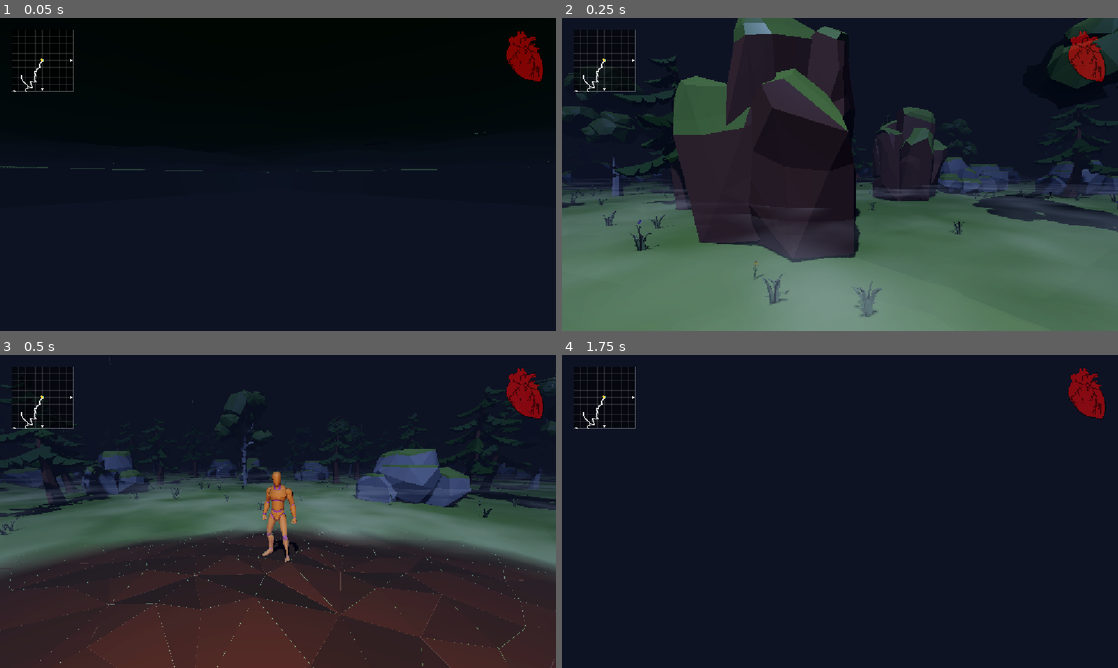
Above: before the commit, frames 1-4 (two rows, left to right).
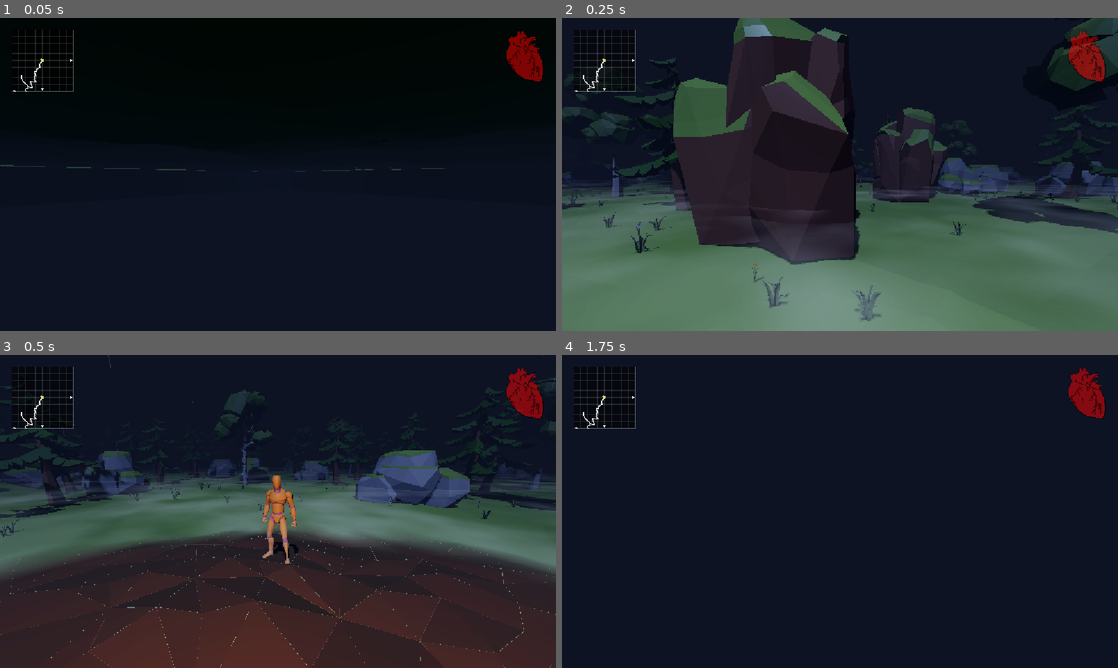
Above: after the commit, the same moments.

Repository: nglewis33/GodotWildJam
Game: Godot game, scene res://scenes/levels/test.tscn
The game is run twice, just before and just after one commit, with the same random seed, the same clock (stepped at 60 frames per second) and the same inputs.
Inputs (mouse positions are in pixels of both pictures, inside the frame that each line leads up to):
- Up to frame 1 (0.05 s): no input
- Up to frame 2 (0.25 s): no input
- Up to frame 3 (0.5 s): no input
- Up to frame 4 (1.75 s): tap Enter at 0.5 s; move the mouse to (867, 511) at 0.52 s; hold W from 0.53 s (still down); tap Q at 0.6 s; tap Space at 0.77, 1.52 s; move the mouse to (812, 511) at 1.27 s; tap R at 1.35 s

The runs differ from the first frame. In frame 1, 0.3% of the frame differs, in the area x 0-99%, y 36-50%; in frame 2, 3.5%, in the area x 0-100%, y 0-97%; in frame 3, 2.6%; in frame 4, nothing differs.

Commit message:
Follow camera: damped-spring vertical follow so step-ups and landings don't snap the camera
Co-Authored-By: Claude Sonnet 5.5 <noreply@anthropic.com>
Claude-Session: https://claude.ai/code/session_013AyY7Mrk6f1mmX5utg9nye

Diff:
--- a/scripts/player/camera.gd
+++ b/scripts/player/camera.gd
@@ -10,6 +10,12 @@
 @export var offset := Vector3(0, 2, -2)
 @export var look_height := 1.0
 @export var smoothing := 8.0
+## Up/down follow is a damped spring: it speeds up and slows down smoothly, and
+## sudden height changes (steps, landing, small drops) don't snap the camera.
+## Bigger = lazier. 0 = follow height exactly like before.
+@export var vertical_smooth_time := 0.35
+## The camera's focus never trails the player's height by more than this (falls).
+@export var max_vertical_lag := 2.5
 ## Radians per pixel of vertical mouse movement.
 @export var pitch_sensitivity := 0.003
 @export var min_follow_pitch := -0.4
@@ -25,6 +31,9 @@
 var _yaw := 0.0
 var _pitch := 0.0
 var _follow_pitch := 0.0
+var _focus_y := 0.0
+var _focus_vy := 0.0
+var _focus_ready := false
 
 
 func _ready() -> void:
@@ -57,10 +66,30 @@
 func _process_follow(delta: float) -> void:
 	if target == null:
 		return
+	var focus := target.global_transform
+	focus.origin.y = _smooth_focus_y(target.global_position.y, delta)
 	var tilted := Basis(Vector3.RIGHT, _follow_pitch) * offset
-	var desired := target.global_transform * tilted
+	var desired := focus * tilted
 	global_position = global_position.lerp(desired, 1.0 - exp(-smoothing * delta))
-	look_at(target.global_position + Vector3.UP * look_height)
+	look_at(focus.origin + Vector3.UP * look_height)
+
+
+## Critically damped spring toward the target's height (no overshoot).
+func _smooth_focus_y(goal: float, delta: float) -> float:
+	if not _focus_ready or vertical_smooth_time <= 0.0 or absf(_focus_y - goal) > 40.0:
+		_focus_y = goal # first frame, smoothing off, or a teleport/respawn: snap
+		_focus_vy = 0.0
+		_focus_ready = true
+		return _focus_y
+	var omega := 2.0 / vertical_smooth_time
+	var x := omega * delta
+	var damp := 1.0 / (1.0 + x + 0.48 * x * x + 0.235 * x * x * x)
+	var change := _focus_y - goal
+	var temp := (_focus_vy + omega * change) * delta
+	_focus_vy = (_focus_vy - omega * temp) * damp
+	_focus_y = goal + (change + temp) * damp
+	_focus_y = clampf(_focus_y, goal - max_vertical_lag, goal + max_vertical_lag)
+	return _focus_y
 
 
 func _process_free(delta: float) -> void:
